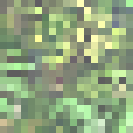
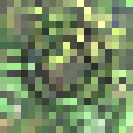
Revision of a layered 133×133 image; what changed, layer by layer:
showed "o", opacity 34% → 53%, painted on it over (x1=7, y1=7, x2=126, y2=126)
"jungle.png": opacity 63% → 71% over (x1=0, y1=0, x2=133, y2=133)
